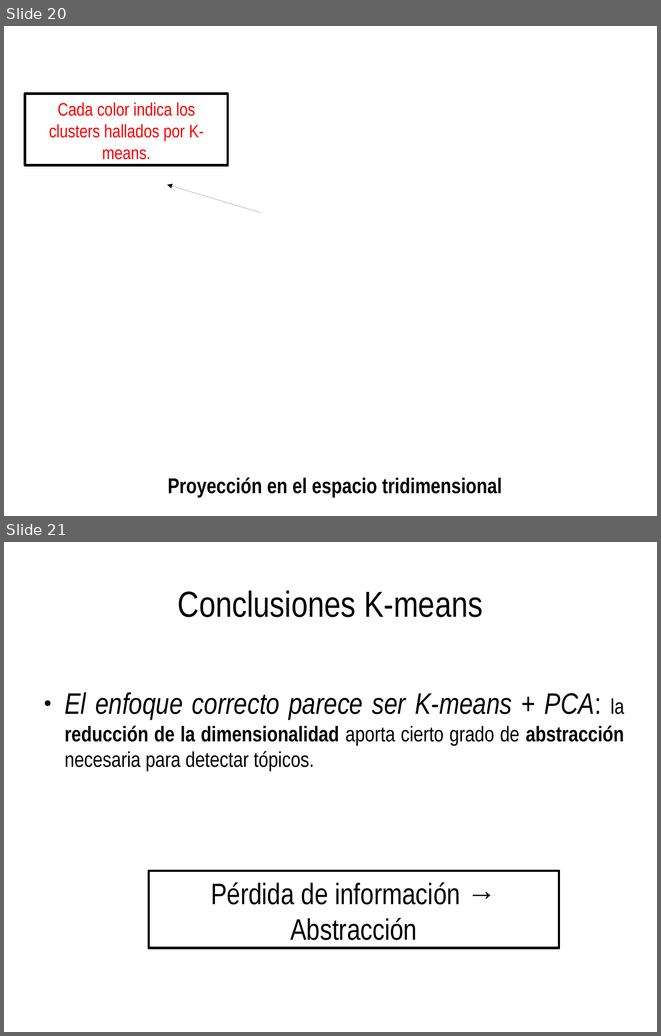
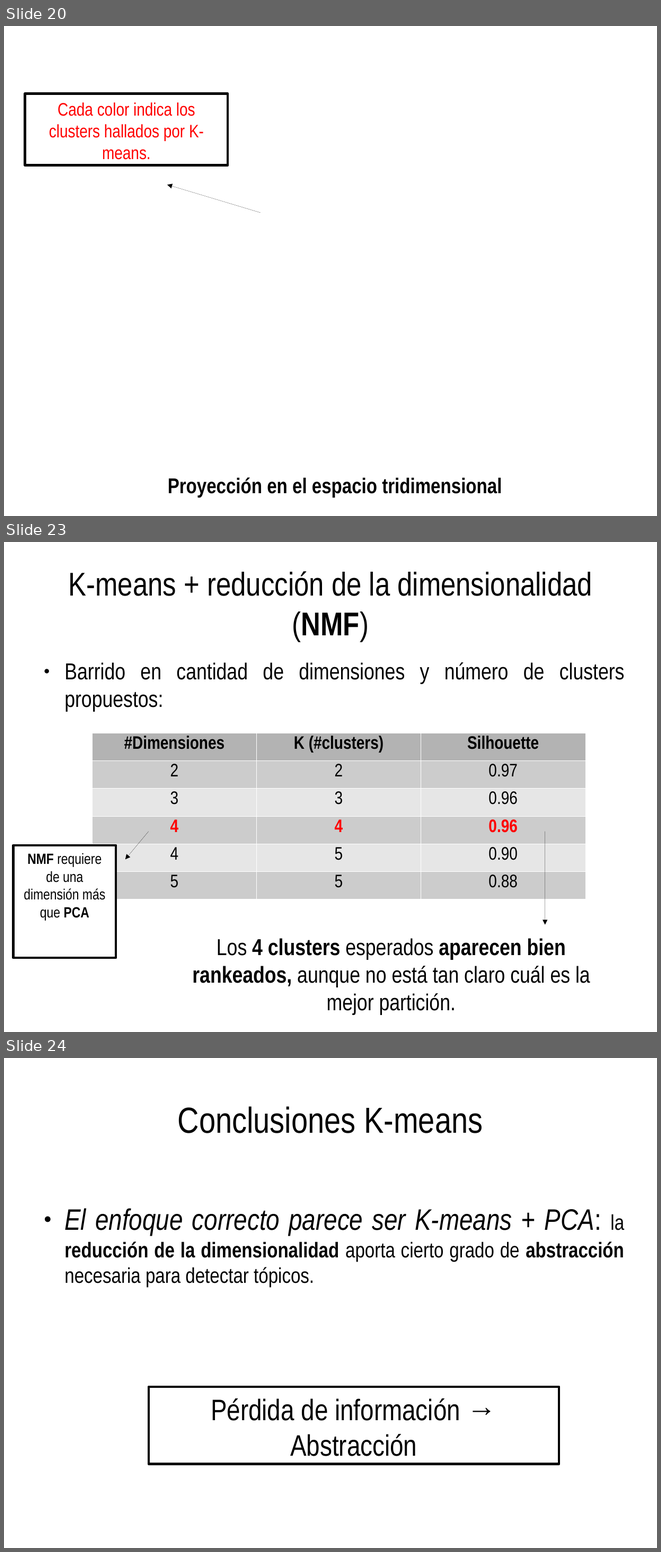
Before and after one commit to spinto88/Analisis_notas, a slide deck: Presentacion_analisis.odp. Shown one above the other, each under a label of ours: slides 20 and 21 before the commit, slides 20, 23 and 24 after it; the slides between them are not shown. The pictures are 661x1036 and 661x1552 pixels, drawn with LibreOffice and Linux fonts; fonts in the diff are those of the drawing; background and template pictures are left out. Boxes give left, top, right and bottom in pixels: in the first picture for what was removed or moved away, otherwise in the second. Text is boxed around its words. In the diff, an @@ line names an element or a change of style, - is before the commit and + after.

```diff
--- a/Presentacion_analisis.odp
+++ b/Presentacion_analisis.odp
@@ slide 23 added at <box>4,542,657,1032</box>, background #FFFFFF @@
@@ title added at <box>69,571,592,641</box>, 40 pt, text #000000 @@
+K-means + reducción de la dimensionalidad (NMF)
@@ text added at <box>64,662,625,712</box>, 28 pt, text #000000 @@
+● Barrido en cantidad de dimensiones y número de clusters propuestos:
@@ table added at <box>93,733,586,897</box>, 6 rows, 3 columns @@
+#Dimensiones | K (#clusters) | Silhouette
+2 | 2 | 0.97
+3 | 3 | 0.96
+4 | 4 | 0.96
+4 | 5 | 0.90
+5 | 5 | 0.88
@@ arrow added from (149, 831) to (125, 859), #000000 0 pt @@
@@ arrow added from (545, 831) to (545, 925), #000000 0 pt @@
@@ rectangle added at <box>14,845,116,958</box>, fill #FFFFFF, outline #000000 2.83 pt, 18 pt, text #000000 @@
+NMF requiere de una dimensión más que PCA
@@ text added at <box>192,938,590,1015</box>, 28 pt, text #000000 @@
+Los 4 clusters esperados aparecen bien rankeados, aunque no está tan claro cuál es la mejor partición.
@@ what was slide 21 is now slide 24 @@
```
Also in this commit, not shown: 6 slides changed, 2 other slides added, 5 other files.
